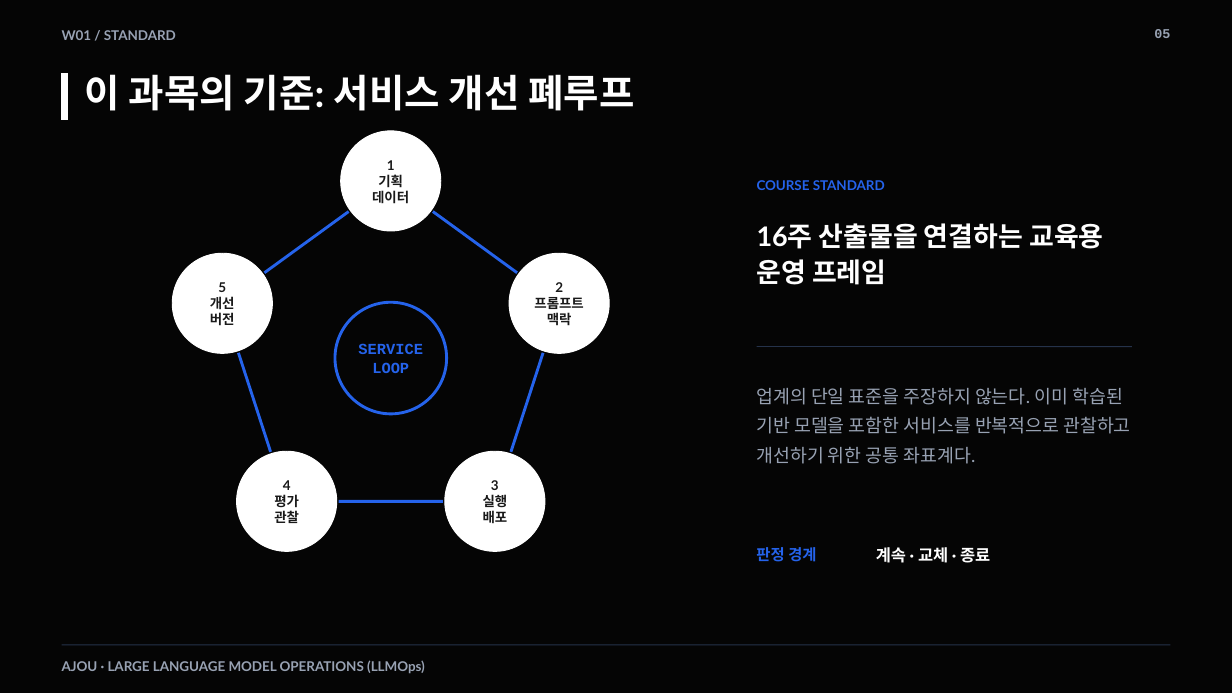
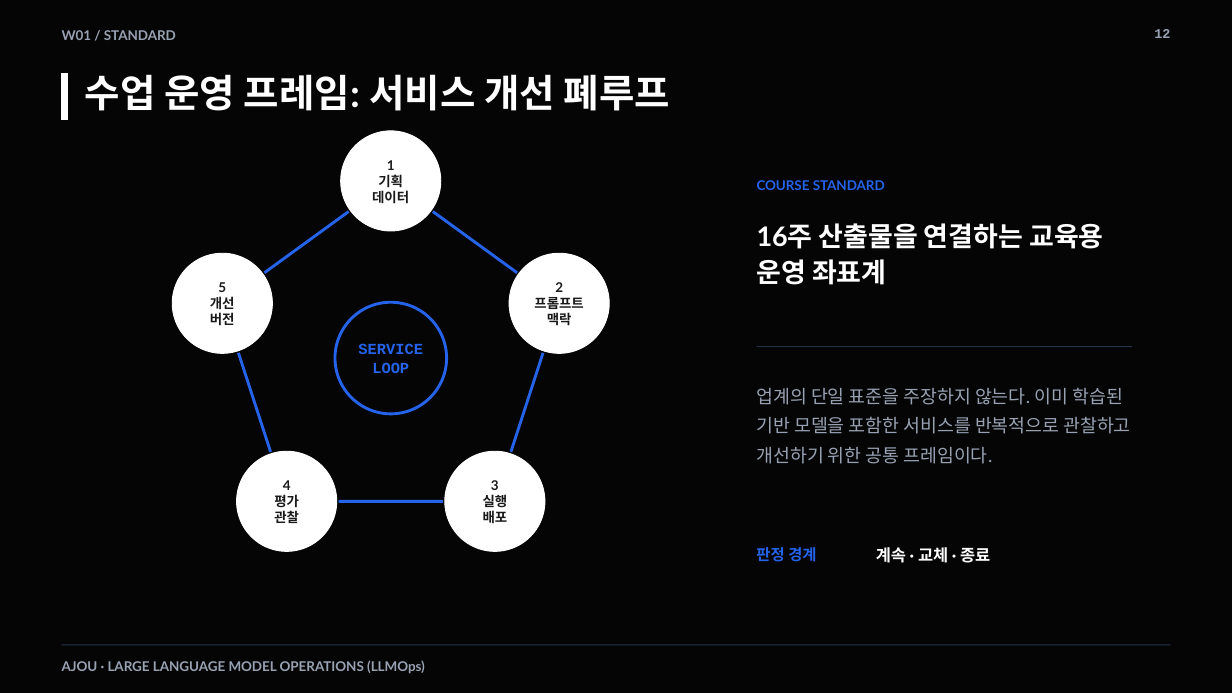
Before and after one commit to smilesjcha/llmops-16week, a slide deck: slide 12 of week01/lecture/01_week1_llmops_kickoff.pptx (slide 5 before the commit). Drawn at 1232x693 pixels with LibreOffice and Linux fonts; fonts in the diff are those of the drawing. Boxes give left, top, right and bottom in pixels: in the first picture for what was removed or moved away, otherwise in the second. Text is boxed around its words. In the diff, an @@ line names an element or a change of style, - is before the commit and + after.

```diff
--- a/week01/lecture/01_week1_llmops_kickoff.pptx
+++ b/week01/lecture/01_week1_llmops_kickoff.pptx
@@ text at [1154, 29, 1170, 38]: text changed @@
-05
+12
@@ text at [85, 74, 670, 111]: text changed @@
-이 과목의 기준: 서비스 개선 폐루프
+수업 운영 프레임: 서비스 개선 폐루프
@@ text at [757, 223, 1103, 285]: text changed @@
-16주 산출물을 연결하는 교육용 운영 프레임
+16주 산출물을 연결하는 교육용 운영 좌표계
@@ text at [757, 388, 1130, 464]: text changed @@
-업계의 단일 표준을 주장하지 않는다. 이미 학습된 기반 모델을 포함한 서비스를 반복적으로 관찰하고 개선하기 위한 공통 좌표계다.
+업계의 단일 표준을 주장하지 않는다. 이미 학습된 기반 모델을 포함한 서비스를 반복적으로 관찰하고 개선하기 위한 공통 프레임이다.
```
Also in this commit, not shown: 12 other slides changed, 3 slides added, 3 slides removed, 16 other files.
